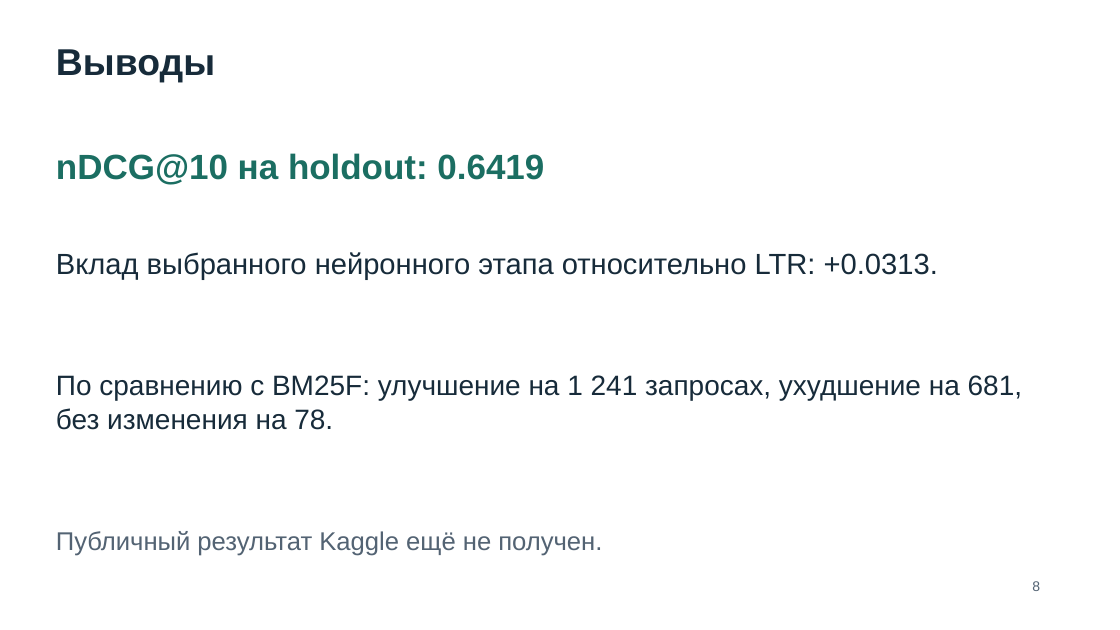
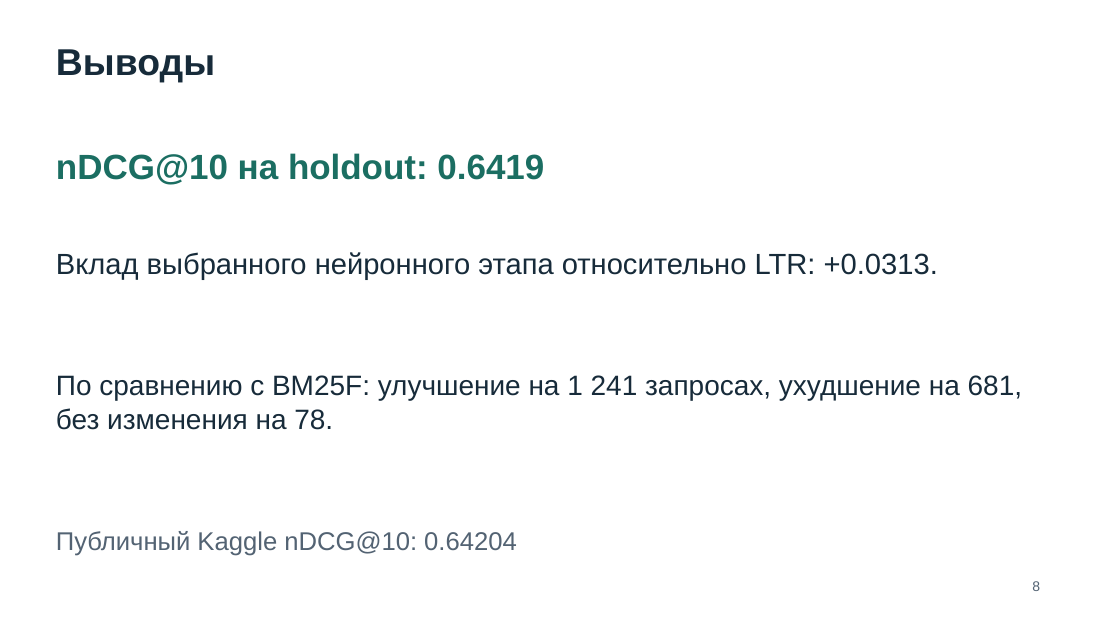
Before and after one commit to berdov/ir-ranking, a slide deck: slide 8 of project/slides/final-project.pptx. Drawn at 1120x630 pixels with LibreOffice and Linux fonts; fonts in the diff are those of the drawing. Boxes give left, top, right and bottom in pixels: in the first picture for what was removed or moved away, otherwise in the second. Text is boxed around its words. In the diff, an @@ line names an element or a change of style, - is before the commit and + after.

Commit message:
Итоговый проект: результат Kaggle 0.64204

```diff
--- a/project/slides/final-project.pptx
+++ b/project/slides/final-project.pptx
@@ text at box(56, 531, 517, 556): text changed @@
-Публичный результат Kaggle ещё не получен.
+Публичный Kaggle nDCG@10: 0.64204
```
Also in this commit, not shown: 8 other files.
